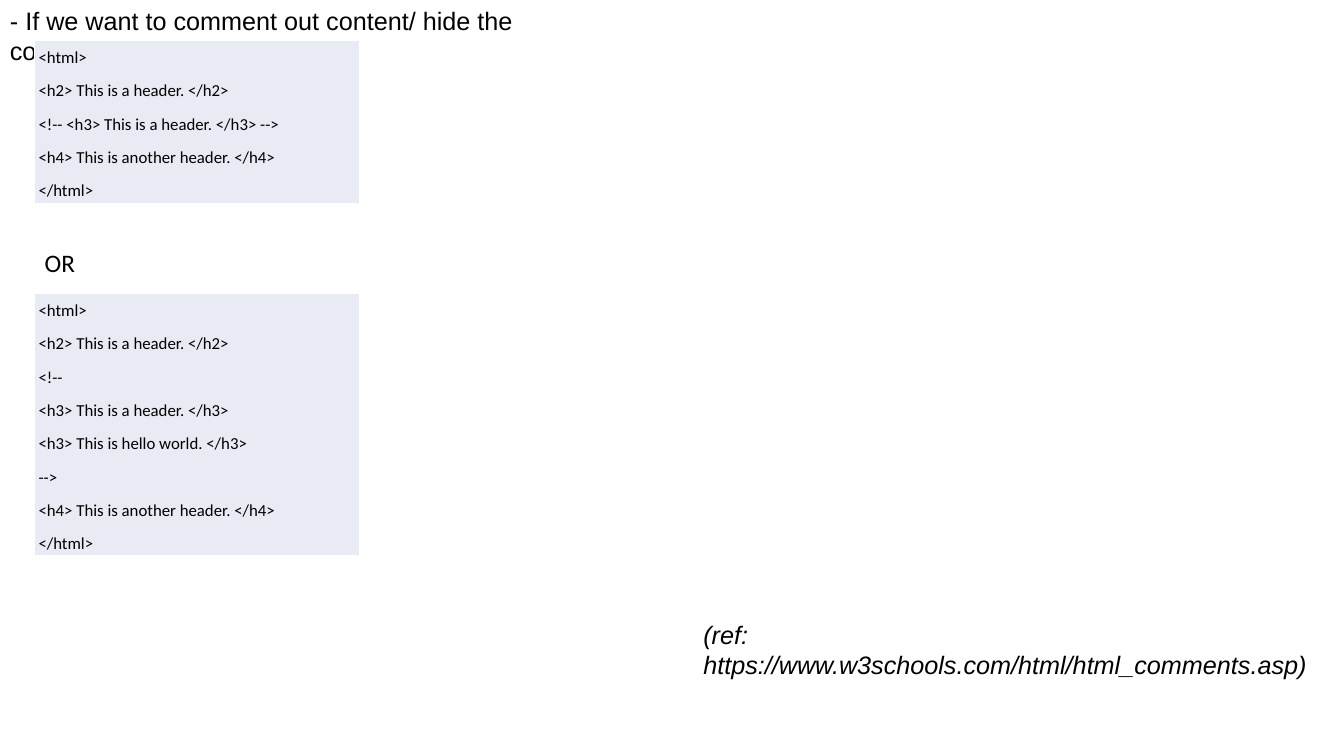
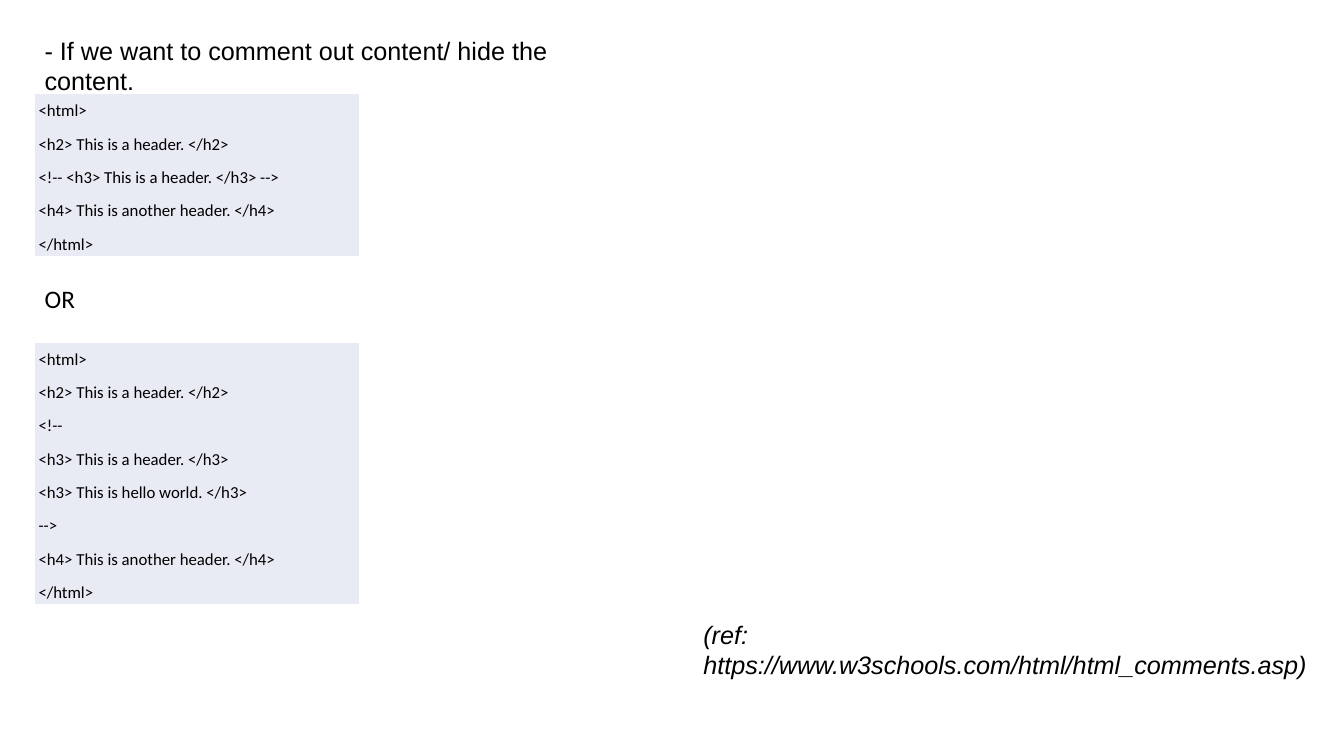
Before and after one commit to kawaaii/college-stuff, a slide deck: slide 4 of HTML Comments.pptx. Drawn at 1344x756 pixels with LibreOffice and Linux fonts; fonts in the diff are those of the drawing. Boxes give left, top, right and bottom in pixels: in the first picture for what was removed or moved away, otherwise in the second. Text is boxed around its words. In the diff, an @@ line names an element or a change of style, - is before the commit and + after.

```diff
--- a/HTML Comments.pptx
+++ b/HTML Comments.pptx
@@ text "- If we want to ...": place and size @@
-text "- If we want to ..." at bbox=[25, 11, 512, 31]
+text "- If we want to ..." at bbox=[60, 41, 547, 61]
@@ table: place and size @@
-table at bbox=[34, 40, 360, 202]
+table at bbox=[34, 94, 360, 255]
@@ text "OR": place and size @@
-text "OR" at bbox=[45, 255, 75, 272]
+text "OR" at bbox=[45, 291, 75, 308]
@@ table: place and size @@
-table at bbox=[34, 293, 360, 554]
+table at bbox=[34, 343, 360, 603]
```
Also in this commit, not shown: 2 other slides changed.
